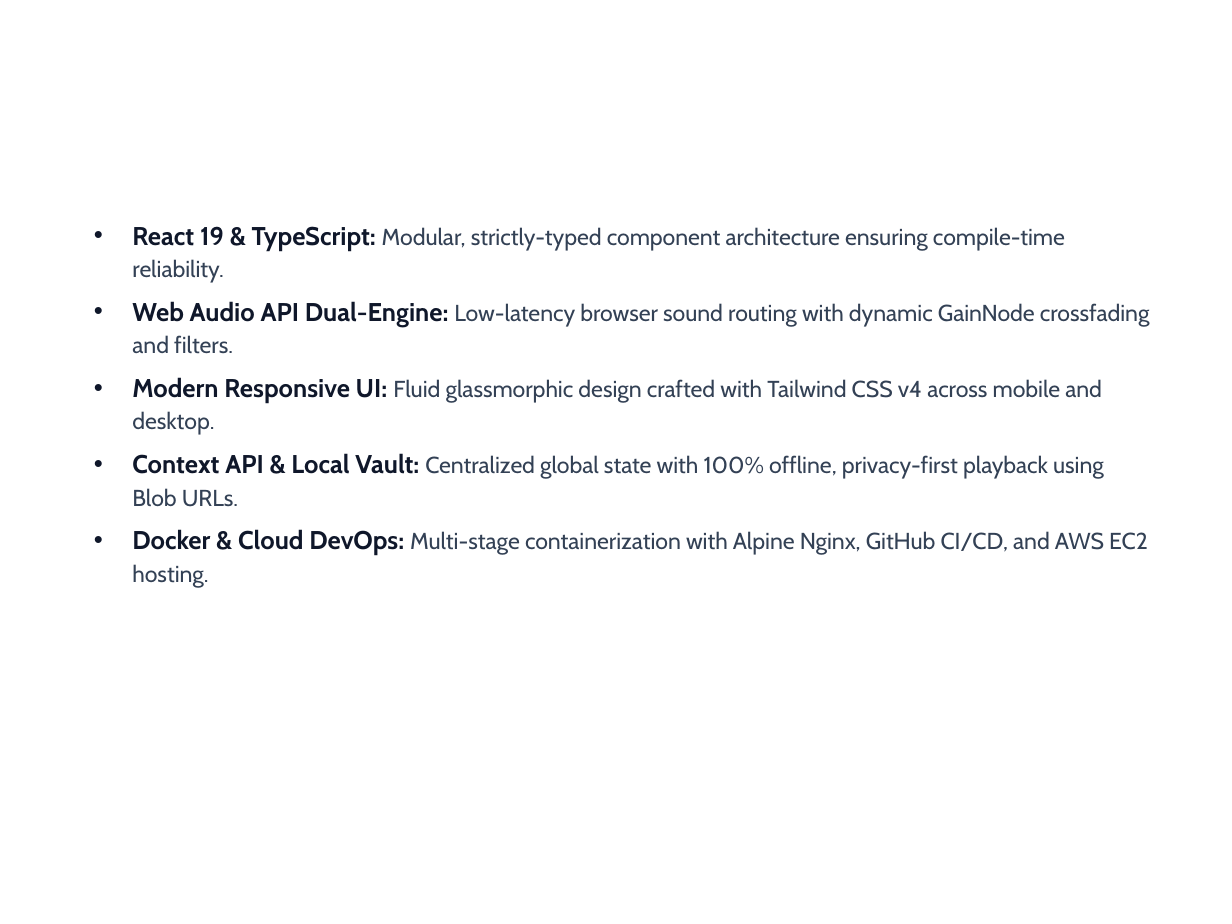
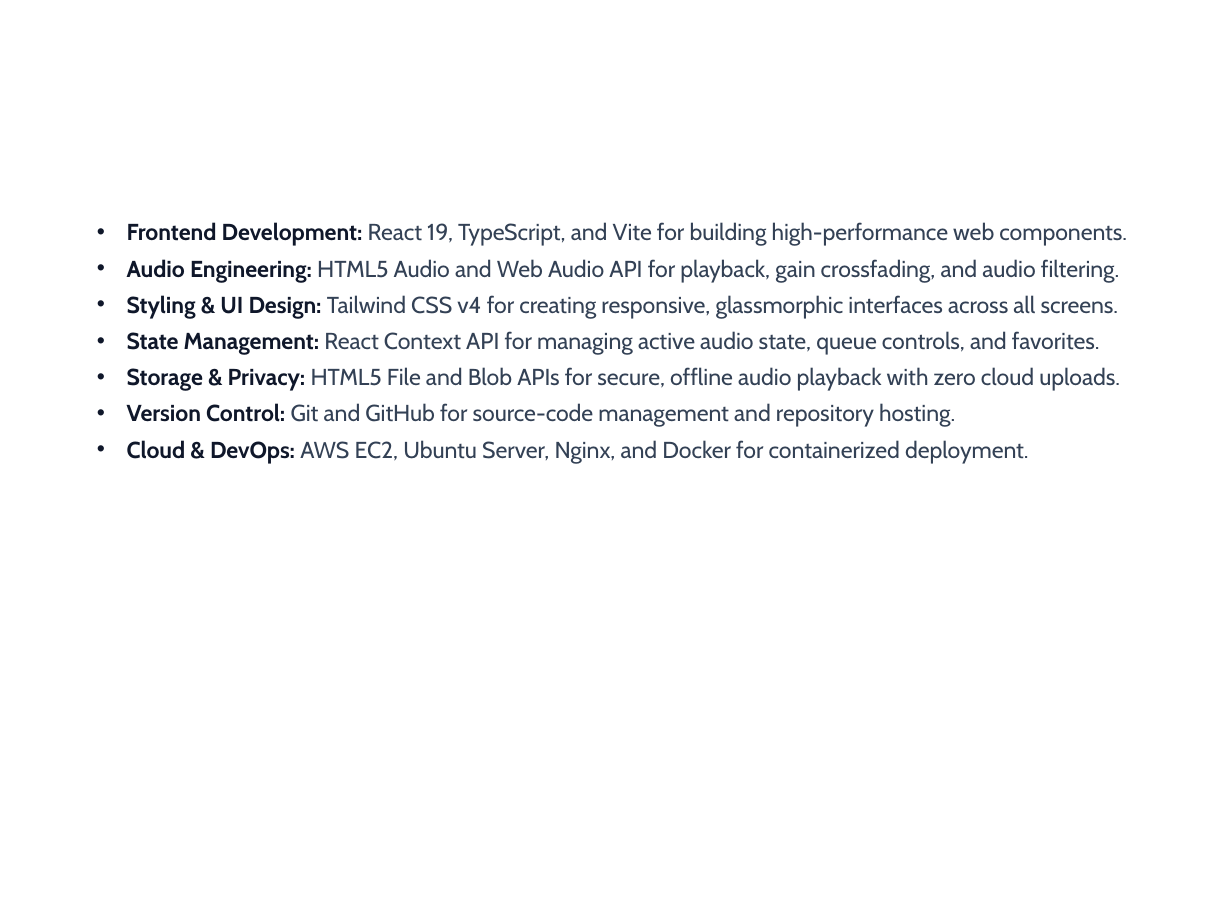
Before and after one commit to Veena2708/vibe-tune, a slide deck: slide 2 of VibeTune_Project_Presentation.pptx. Drawn at 1232x924 pixels with LibreOffice and Linux fonts; fonts in the diff are those of the drawing; background and template pictures are left out. Boxes give left, top, right and bottom in pixels: in the first picture for what was removed or moved away, otherwise in the second. Text is boxed around its words. In the diff, an @@ line names an element or a change of style, - is before the commit and + after.

```diff
--- a/VibeTune_Project_Presentation.pptx
+++ b/VibeTune_Project_Presentation.pptx
@@ text at <box>127,222,1127,464</box>: text changed @@
-• React 19 & TypeScript: Modular, strictly-typed component architecture ensuring compile-time reliability.
-• Web Audio API Dual-Engine: Low-latency browser sound routing with dynamic GainNode crossfading and filters.
-• Modern Responsive UI: Fluid glassmorphic design crafted with Tailwind CSS v4 across mobile and desktop.
-• Context API & Local Vault: Centralized global state with 100% offline, privacy-first playback using Blob URLs.
-• Docker & Cloud DevOps: Multi-stage containerization with Alpine Nginx, GitHub CI/CD, and AWS EC2 hosting.
+• Frontend Development: React 19, TypeScript, and Vite for building high-performance web components.
+• Audio Engineering: HTML5 Audio and Web Audio API for playback, gain crossfading, and audio filtering.
+• Styling & UI Design: Tailwind CSS v4 for creating responsive, glassmorphic interfaces across all screens.
+• State Management: React Context API for managing active audio state, queue controls, and favorites.
+• Storage & Privacy: HTML5 File and Blob APIs for secure, offline audio playback with zero cloud uploads.
+• Version Control: Git and GitHub for source-code management and repository hosting.
+• Cloud & DevOps: AWS EC2, Ubuntu Server, Nginx, and Docker for containerized deployment.
```
Also in this commit, not shown: 5 other slides changed.
